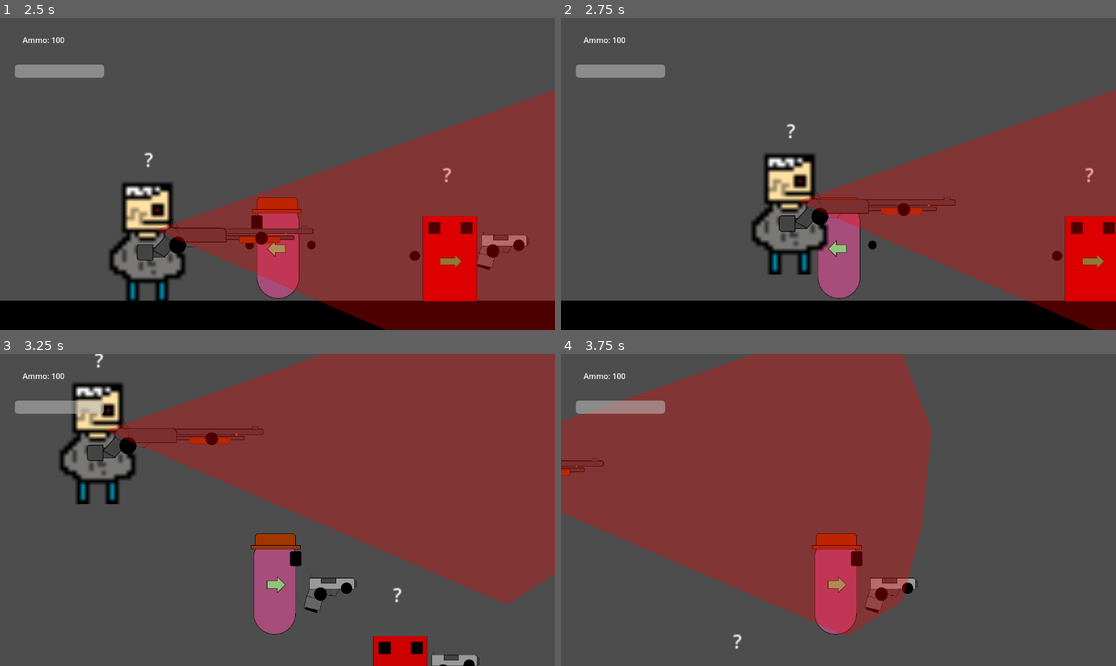
Above: before the commit, frames 1-4 (two rows, left to right).
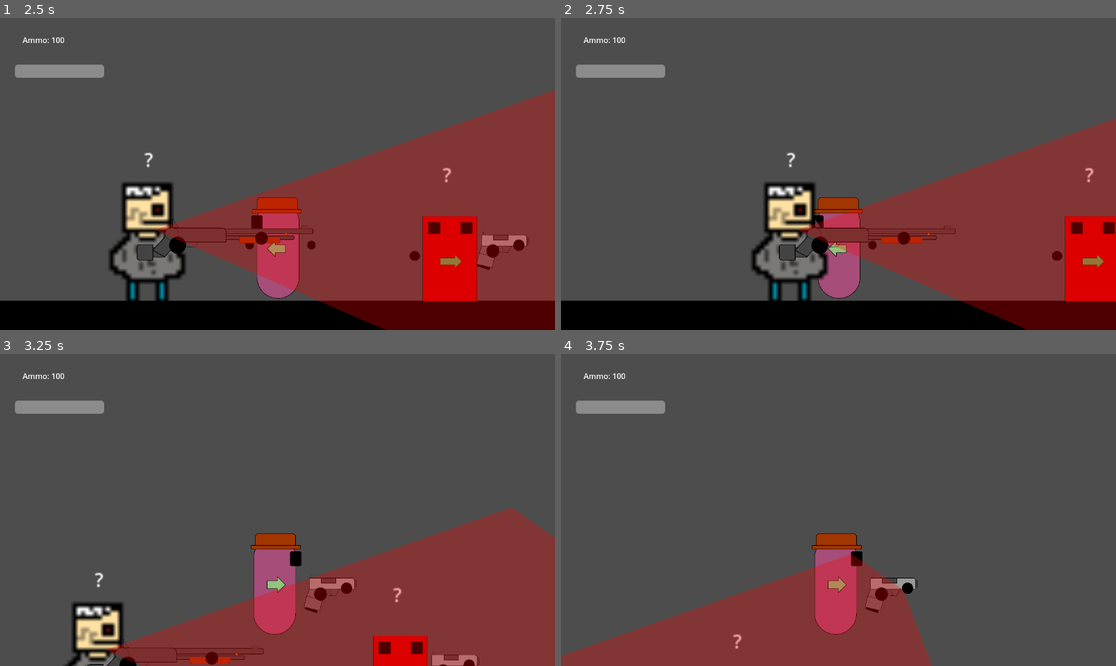
Above: after the commit, the same moments.

Repository: TrinityXon/No-Excuses-Nathan
Game: Godot game, scene res://Levels/TestLevel/test_scene.tscn
Two runs of this game, one before a commit and one after it. Both use one fixed random seed, a clock stepped at 60 frames per second and the inputs below. This scene is started directly instead of the project's main scene. The engine's default icon, where the game draws it, is replaced by a stand-in: a white triangle on a blue panel in a dark square. Sound files missing from this copy of the repository are replaced by a short silence.
Inputs:
- Up to frame 1 (2.5 s): tap Enter at 0.5 s; hold Right (Move_Right) 0.53-2.03 s; tap F (Pickup) at 0.6 s; tap W (Jump) at 0.77, 1.52 s; tap Ctrl (Shoot) at 1.35 s; hold Left (MoveLeft) from 2.03 s (still down); tap C (crouch) at 2.1 s
- Up to frame 2 (2.75 s): keep holding Left (MoveLeft)
- Up to frame 3 (3.25 s): release Left (MoveLeft) at 2.78 s; hold Right (Move_Right) from 2.78 s (still down); tap Tab (equip) at 2.85 s; tap W (Jump) at 3.02 s
- Up to frame 4 (3.75 s): keep holding Right (Move_Right); tap F (Pickup) at 3.6 s

Frame 1 is identical in both runs. In frame 2, 14% of the frame differs, in the area x 34-100%, y 22-100%; in frame 3, 57%, in the area x 10-100%, y 0-100%; in frame 4, 49%.
Error before the commit: Invalid access to property or key 'target_position' on a base object of type 'null instance'. (res://Game_Objects/Enemies/Enemy_Base.gd:72)
Error after the commit: Invalid access to property or key 'target_position' on a base object of type 'null instance'. (res://Game_Objects/Enemies/Enemy_Base.gd:73)

Commit message:
Death - enemy

Diff:
--- a/Game_Objects/Enemies/Enemies.gd
+++ b/Game_Objects/Enemies/Enemies.gd
@@ -6,13 +6,12 @@
 @onready var healthBar = $HealthBar
 @onready var healthMonitor = $healthMonitor
 
-
-
 @export var effectManager: Node2D
 
 @export var ammoInstance: Array[PackedScene]
 
 signal damageBehaviour
+signal deathBehaviour
 
 func _ready():
 	healthBar.max_value = healthMonitor.maxHealth
@@ -23,7 +22,7 @@
 
 
 func _on_health_monitor_has_died():
-	die()
+	deathBehaviour.emit()
 	print("dead")
 
 
--- a/Game_Objects/Enemies/Enemy_Base.gd
+++ b/Game_Objects/Enemies/Enemy_Base.gd
@@ -3,7 +3,7 @@
 # Movement Variables
 @export var gravity: float = 900
 @export var speed = 300
-@export var patrolSpeed = 150
+@export var patrolSpeed: float = 150
 @export var jumpValue = -450
 
 # Vision cone visibility
@@ -28,6 +28,7 @@
 @onready var reactionTimer = %ReactionSpeed
 
 @onready var damage_sound = $Damage
+@onready var death = $Death
 
 # Vision cone reference
 @onready var poly_gon = $PlayerCheck/CollisionPolygon2D
@@ -262,3 +263,8 @@
 func _on_damage_behaviour():
 	damage_sound.play()
 	hasDetected = true
+
+
+func _on_death_behaviour():
+	death.play()
+	die()
--- a/Game_Objects/Enemies/Enemy_Base.tscn
+++ b/Game_Objects/Enemies/Enemy_Base.tscn
@@ -1,10 +1,11 @@
-[gd_scene load_steps=7 format=3 uid="uid://cxe41e54d2v0t"]
+[gd_scene load_steps=8 format=3 uid="uid://cxe41e54d2v0t"]
 
 [ext_resource type="PackedScene" uid="uid://dqixyoi3mgqd4" path="res://Game_Objects/BodiesBase.tscn" id="1_fvynh"]
 [ext_resource type="Script" path="res://Game_Objects/Enemies/Enemy_Base.gd" id="2_dvmwy"]
 [ext_resource type="Texture2D" uid="uid://t0inkvy1m08x" path="res://ArtSprite/Characters/Enemy.png" id="3_xkpyn"]
 [ext_resource type="PackedScene" uid="uid://ddkj2652ggdys" path="res://Components/VisonCone/Vision.tscn" id="4_eyxcj"]
 [ext_resource type="AudioStream" uid="uid://c8qp201uupa2n" path="res://Sound_Effects/NeN_Sound_Effects/Reactions/Enemy_Hurt.mp3" id="5_rsgus"]
+[ext_resource type="AudioStream" uid="uid://c073pym6wtus" path="res://Sound_Effects/NeN_Sound_Effects/Reactions/Enemy_death.mp3" id="6_yhhqq"]
 
 [sub_resource type="CircleShape2D" id="CircleShape2D_hfjyb"]
 radius = 134.06
@@ -12,15 +13,15 @@
 [node name="Enemies" node_paths=PackedStringArray("travelPoints") instance=ExtResource("1_fvynh")]
 scale = Vector2(1.5, 1.5)
 script = ExtResource("2_dvmwy")
-gravity = 900.0
-speed = 300
-patrolSpeed = 150
-jumpValue = -450
-visionVisible = true
+gravity = null
+speed = null
+patrolSpeed = null
+jumpValue = null
+visionVisible = null
 travelPoints = []
-immediatelySeePlayer = false
-usesVisionCone = true
-usesActivationZones = false
+immediatelySeePlayer = null
+usesVisionCone = null
+usesActivationZones = null
 
 [node name="CollisionShape2D" parent="." index="0"]
 visible = false
@@ -93,6 +94,10 @@
 [node name="Damage" type="AudioStreamPlayer2D" parent="." index="16"]
 stream = ExtResource("5_rsgus")
 
+[node name="Death" type="AudioStreamPlayer2D" parent="." index="17"]
+stream = ExtResource("6_yhhqq")
+
+[connection signal="deathBehaviour" from="." to="." method="_on_death_behaviour"]
 [connection signal="body_entered" from="AttackDistance" to="." method="_on_attack_distance_body_entered"]
 [connection signal="body_exited" from="AttackDistance" to="." method="_on_attack_distance_body_exited"]
 [connection signal="timeout" from="IdleTimer" to="." method="_on_idle_timer_timeout"]
--- a/Levels/The_Marston_Estate/Floor_1/floor_1.tscn
+++ b/Levels/The_Marston_Estate/Floor_1/floor_1.tscn
@@ -319,9 +319,14 @@
 
 [node name="Enemies" parent="Hostiles" node_paths=PackedStringArray("player", "activationZones", "travelPoints") instance=ExtResource("6_8jkhy")]
 position = Vector2(-1338, 681)
+gravity = 900.0
+speed = 300
+patrolSpeed = 150.0
+jumpValue = -450
 player = NodePath("../../Player/Nathan_Main")
 activationZones = NodePath("../../ActivationZones/HallwayEnemy")
 travelPoints = [NodePath("Points"), NodePath("Points2")]
+immediatelySeePlayer = false
 usesVisionCone = false
 
 [node name="Points" parent="Hostiles/Enemies" instance=ExtResource("7_aplqc")]
@@ -332,9 +337,14 @@
 
 [node name="Enemies2" parent="Hostiles" node_paths=PackedStringArray("player", "activationZones", "travelPoints") instance=ExtResource("6_8jkhy")]
 position = Vector2(-518, 505)
+gravity = 900.0
+speed = 300
+patrolSpeed = 150.0
+jumpValue = -450
 player = NodePath("../../Player/Nathan_Main")
 activationZones = NodePath("../../ActivationZones/TableEnemy")
 travelPoints = [NodePath("Points"), NodePath("Points2")]
+immediatelySeePlayer = false
 usesVisionCone = false
 
 [node name="Points" parent="Hostiles/Enemies2" instance=ExtResource("7_aplqc")]
@@ -345,9 +355,14 @@
 
 [node name="Enemies3" parent="Hostiles" node_paths=PackedStringArray("player", "activationZones", "travelPoints") instance=ExtResource("6_8jkhy")]
 position = Vector2(-33, 618)
+gravity = 900.0
+speed = 300
+patrolSpeed = 150.0
+jumpValue = -450
 player = NodePath("../../Player/Nathan_Main")
 activationZones = NodePath("../../ActivationZones/FloorEnemy")
 travelPoints = [NodePath("Points"), NodePath("Points2")]
+immediatelySeePlayer = false
 usesVisionCone = false
 
 [node name="Points" parent="Hostiles/Enemies3" instance=ExtResource("7_aplqc")]
@@ -359,9 +374,14 @@
 
 [node name="Enemies4" parent="Hostiles" node_paths=PackedStringArray("player", "activationZones", "travelPoints") instance=ExtResource("6_8jkhy")]
 position = Vector2(580, 638)
+gravity = 900.0
+speed = 300
+patrolSpeed = 150.0
+jumpValue = -450
 player = NodePath("../../Player/Nathan_Main")
 activationZones = NodePath("../../ActivationZones/Kitchen")
 travelPoints = [NodePath("Points"), NodePath("Points2")]
+immediatelySeePlayer = false
 usesVisionCone = false
 
 [node name="Points" parent="Hostiles/Enemies4" instance=ExtResource("7_aplqc")]
@@ -372,9 +392,14 @@
 
 [node name="Enemies5" parent="Hostiles" node_paths=PackedStringArray("player", "activationZones", "travelPoints") instance=ExtResource("6_8jkhy")]
 position = Vector2(1481, 597)
+gravity = 900.0
+speed = 300
+patrolSpeed = 150.0
+jumpValue = -450
 player = NodePath("../../Player/Nathan_Main")
 activationZones = NodePath("../../ActivationZones/DiningRoomEnemy1")
 travelPoints = [NodePath("Points"), NodePath("Points2")]
+immediatelySeePlayer = false
 usesVisionCone = false
 
 [node name="Points" parent="Hostiles/Enemies5" instance=ExtResource("7_aplqc")]
@@ -385,9 +410,14 @@
 
 [node name="Enemies6" parent="Hostiles" node_paths=PackedStringArray("player", "activationZones", "travelPoints") instance=ExtResource("6_8jkhy")]
 position = Vector2(2043, 748)
+gravity = 900.0
+speed = 300
+patrolSpeed = 150.0
+jumpValue = -450
 player = NodePath("../../Player/Nathan_Main")
 activationZones = NodePath("../../ActivationZones/DiningRoomEnemy2")
 travelPoints = [NodePath("Points2"), NodePath("Points")]
+immediatelySeePlayer = false
 usesVisionCone = false
 
 [node name="Points2" parent="Hostiles/Enemies6" instance=ExtResource("7_aplqc")]
@@ -398,9 +428,15 @@
 
 [node name="Enemies7" parent="Hostiles" node_paths=PackedStringArray("player", "activationZones", "travelPoints") instance=ExtResource("6_8jkhy")]
 position = Vector2(2656, 648)
+gravity = 900.0
+speed = 300
+patrolSpeed = 150.0
+jumpValue = -450
 player = NodePath("../../Player/Nathan_Main")
 activationZones = NodePath("../../ActivationZones/MainHall_Rm_1")
 travelPoints = [NodePath("Points"), NodePath("Points2")]
+immediatelySeePlayer = false
+usesVisionCone = true
 
 [node name="Points" parent="Hostiles/Enemies7" instance=ExtResource("7_aplqc")]
 position = Vector2(-97.3333, 28.6667)
@@ -410,9 +446,15 @@
 
 [node name="Enemies8" parent="Hostiles" node_paths=PackedStringArray("player", "activationZones", "travelPoints") instance=ExtResource("6_8jkhy")]
 position = Vector2(3665, 635)
+gravity = 900.0
+speed = 300
+patrolSpeed = 150.0
+jumpValue = -450
 player = NodePath("../../Player/Nathan_Main")
 activationZones = NodePath("../../ActivationZones/MainHall_Rm_2")
 travelPoints = [NodePath("Points"), NodePath("Points2")]
+immediatelySeePlayer = false
+usesVisionCone = true
 
 [node name="Points" parent="Hostiles/Enemies8" instance=ExtResource("7_aplqc")]
 position = Vector2(102.667, 28)
@@ -422,9 +464,15 @@
 
 [node name="Enemies9" parent="Hostiles" node_paths=PackedStringArray("player", "activationZones", "travelPoints") instance=ExtResource("6_8jkhy")]
 position = Vector2(3466, 288)
+gravity = 900.0
+speed = 300
+patrolSpeed = 150.0
+jumpValue = -450
 player = NodePath("../../Player/Nathan_Main")
 activationZones = NodePath("../../ActivationZones/MainHall_Rm_3")
 travelPoints = [NodePath("Points"), NodePath("Points2")]
+immediatelySeePlayer = false
+usesVisionCone = true
 
 [node name="Points2" parent="Hostiles/Enemies9" instance=ExtResource("7_aplqc")]
 position = Vector2(247.333, 23.3333)
